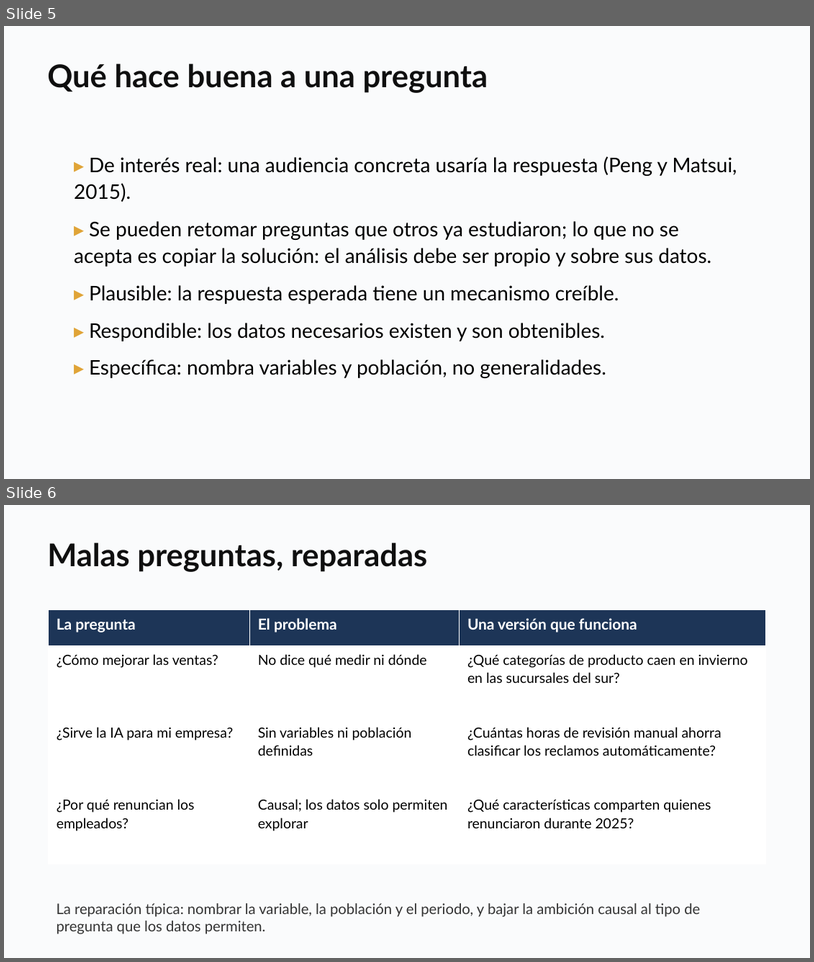
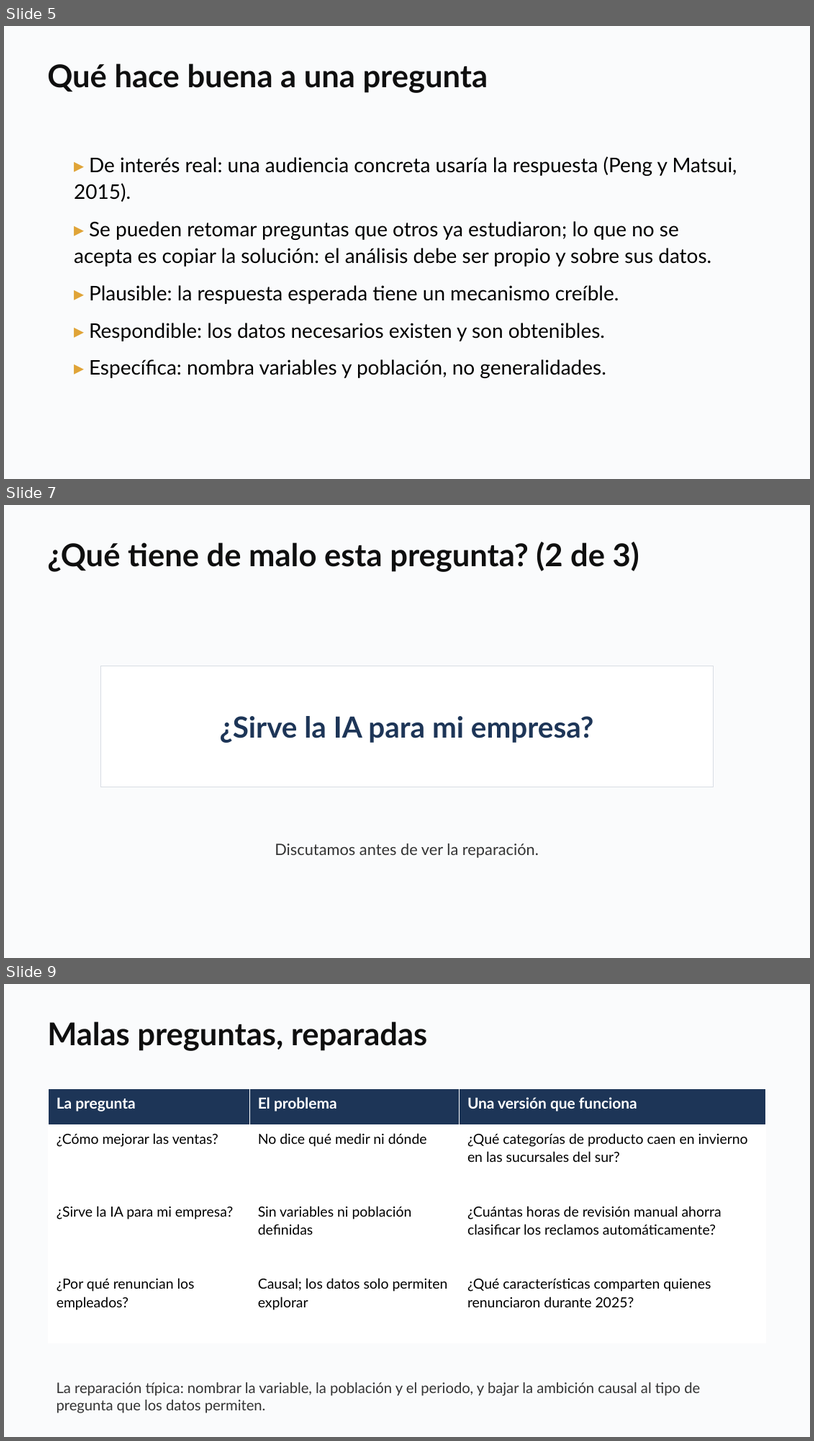
Before and after one commit to daniopitz/diplomado-cdd, a slide deck: presentaciones/clase02_eda_descriptiva.pptx. Shown one above the other, each under a label of ours: slides 5 and 6 before the commit, slides 5, 7 and 9 after it; the slides between them are not shown. The pictures are 814x962 and 814x1441 pixels, drawn with LibreOffice and Linux fonts; fonts in the diff are those of the drawing. Boxes give left, top, right and bottom in pixels: in the first picture for what was removed or moved away, otherwise in the second. Text is boxed around its words. In the diff, an @@ line names an element or a change of style, - is before the commit and + after.

```diff
--- a/presentaciones/clase02_eda_descriptiva.pptx
+++ b/presentaciones/clase02_eda_descriptiva.pptx
@@ slide 7 added at [4, 505, 810, 958], background #FFFFFF @@
@@ rectangle added at [4, 505, 810, 958], fill #FAFBFC @@
@@ text added at [47, 542, 640, 572], 28 pt, text #0F0F0F, bold @@
+¿Qué tiene de malo esta pregunta? (2 de 3)
@@ rectangle added at [100, 666, 714, 787], fill #FFFFFF, outline #D8DDE3 0.75 pt, 26 pt, text #1D3557, bold @@
+¿Sirve la IA para mi empresa?
@@ text added at [275, 843, 539, 858], 14 pt, text #333333 @@
+Discutamos antes de ver la reparación.
@@ what was slide 6 is now slide 9 @@
```
Also in this commit, not shown: 2 other slides added, 1 other file.
